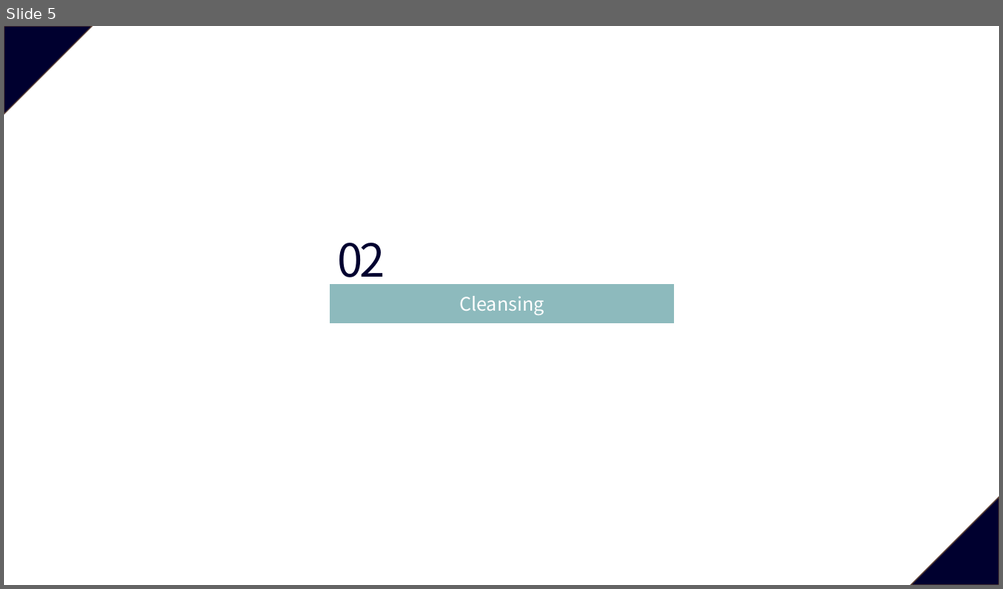
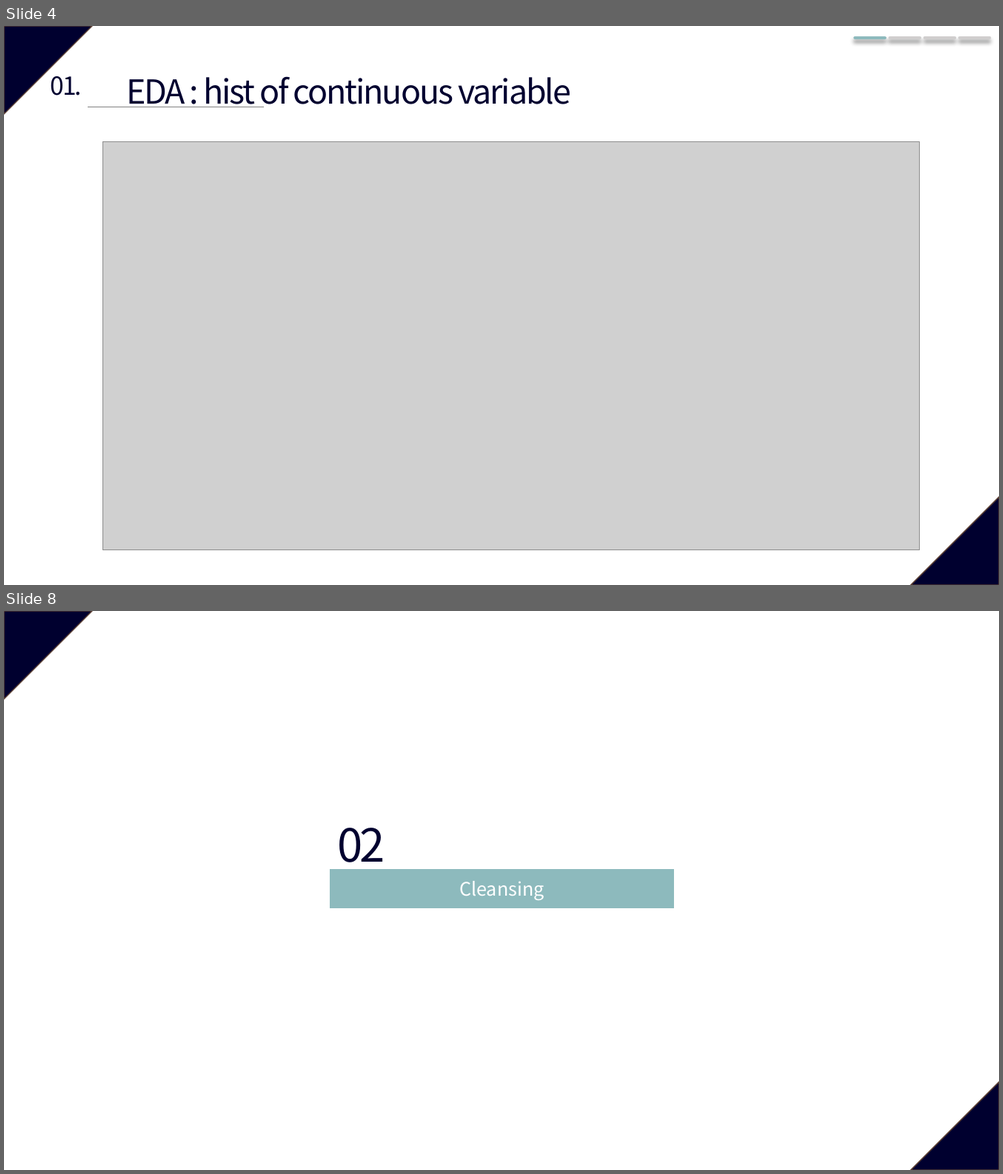
Before and after one commit to hsmoon-91/data-mining, a slide deck: (slide) House_Price.pptx. Shown one above the other, each under a label of ours: slide 5 before the commit, slides 4 and 8 after it; the slides between them are not shown. The pictures are 1003x589 and 1003x1174 pixels, drawn with LibreOffice and Linux fonts; fonts in the diff are those of the drawing; grey boxes stand for pictures. Boxes give left, top, right and bottom in pixels: in the first picture for what was removed or moved away, otherwise in the second. Text is boxed around its words. In the diff, an @@ line names an element or a change of style, - is before the commit and + after.

```diff
--- a/(slide) House_Price.pptx
+++ b/(slide) House_Price.pptx
@@ slide 4 added at box(4, 26, 999, 585), background #FFFFFF; not listed: 2 template elements that a slide beside it also shows @@
@@ line added from (855, 38) to (885, 38), #8DBABD 3.5 pt @@
@@ line added from (890, 38) to (919, 38), #D0CECE 3.5 pt @@
@@ line added from (925, 38) to (955, 38), #D0CECE 3.5 pt @@
@@ line added from (960, 38) to (989, 38), #D0CECE 3.5 pt @@
@@ text added at box(51, 76, 82, 96), 24 pt, text #00002F @@
+01.
@@ text added at box(126, 76, 571, 107), 32 pt, text #00002F @@
+EDA : hist of continuous variable
@@ line added from (88, 107) to (264, 107), #808080 0.5 pt @@
@@ picture added at box(103, 141, 919, 551) @@
@@ what was slide 5 is now slide 8 @@
```
Also in this commit, not shown: 7 slides changed, 3 other slides added, 1 slide removed, 14 other files.
